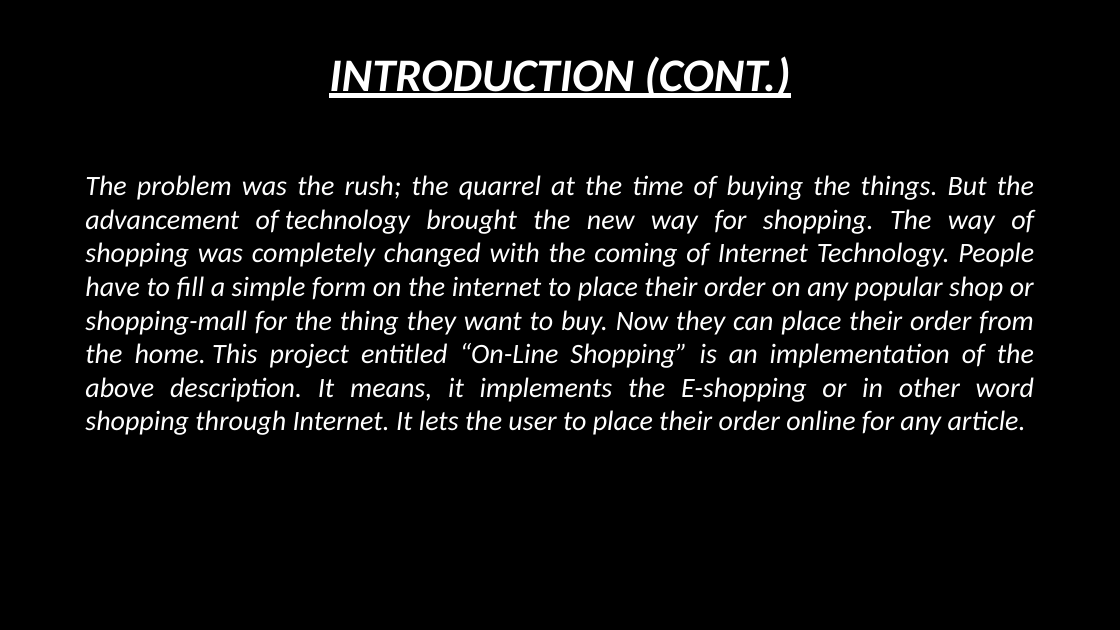
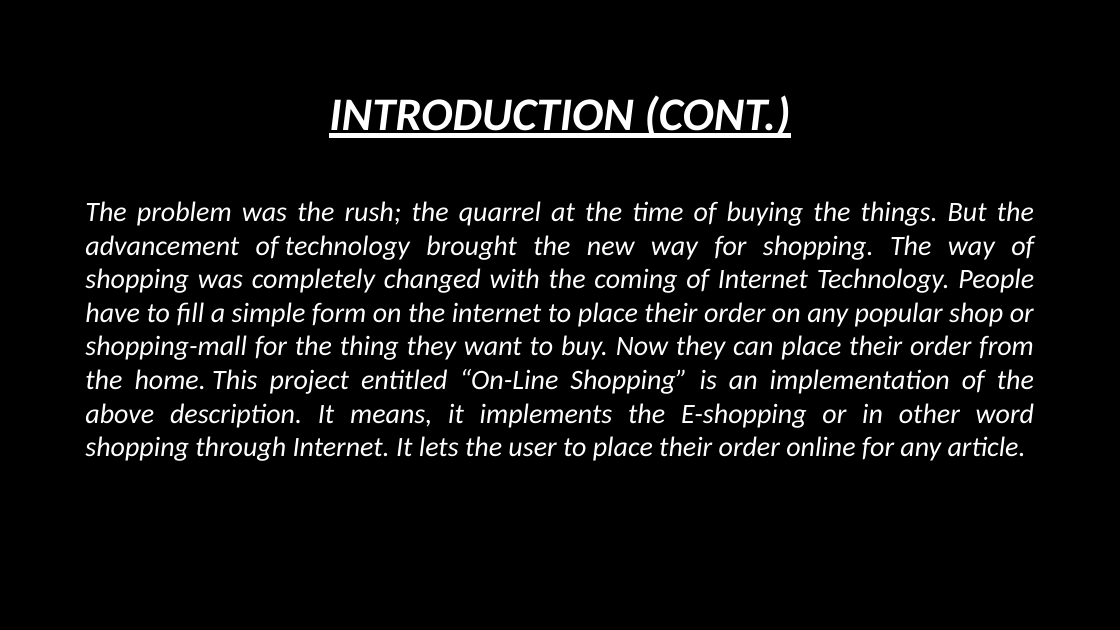
Before and after one commit to lalitgiri/Angular_Practice_Program, a slide deck: slide 2 of Ecommerce-Project/report data/project ppt.pptx. Drawn at 1120x630 pixels with LibreOffice and Linux fonts; fonts in the diff are those of the drawing; background and template pictures are left out. Boxes give left, top, right and bottom in pixels: in the first picture for what was removed or moved away, otherwise in the second. Text is boxed around its words. In the diff, an @@ line names an element or a change of style, - is before the commit and + after.

```diff
--- a/Ecommerce-Project/report data/project ppt.pptx
+++ b/Ecommerce-Project/report data/project ppt.pptx
@@ title "INTRODUCTION (CONT.)": place and size @@
-title "INTRODUCTION (CONT.)" at <box>329,56,790,98</box>
+title "INTRODUCTION (CONT.)" at <box>329,95,790,138</box>
@@ text "The problem was the rush; ...": place and size @@
-text "The problem was the rush; ..." at <box>85,175,1034,435</box>
+text "The problem was the rush; ..." at <box>85,201,1034,461</box>
```
Also in this commit, not shown: 3 other slides changed, 18 slides added, 23 other files.
